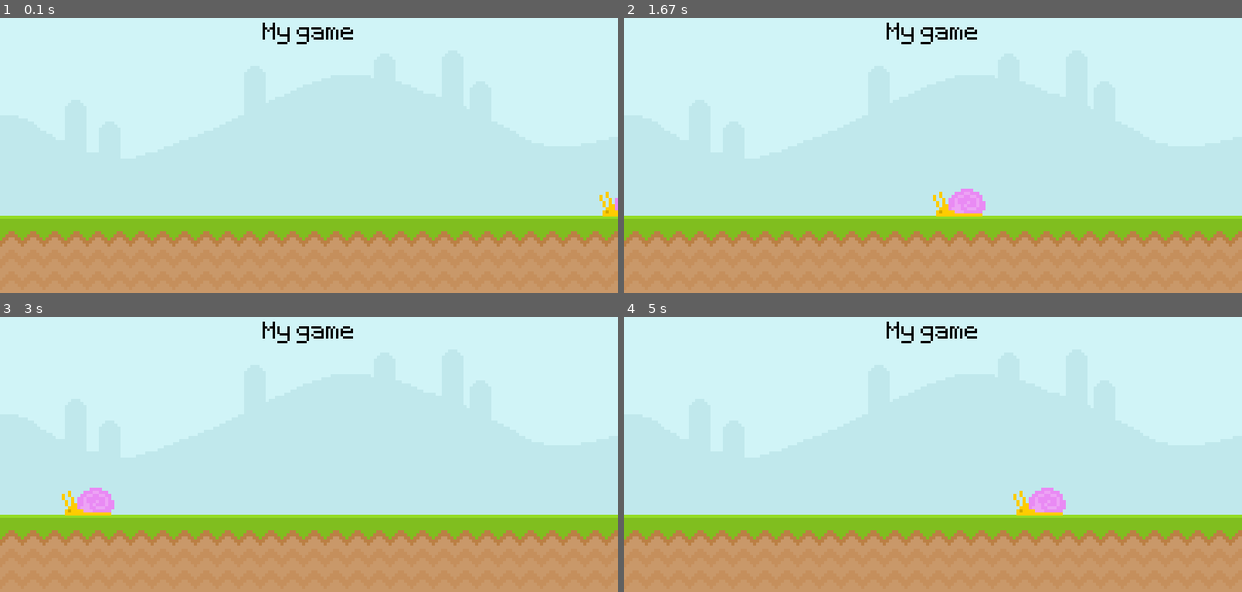
Above: before the commit, frames 1-4 (two rows, left to right).
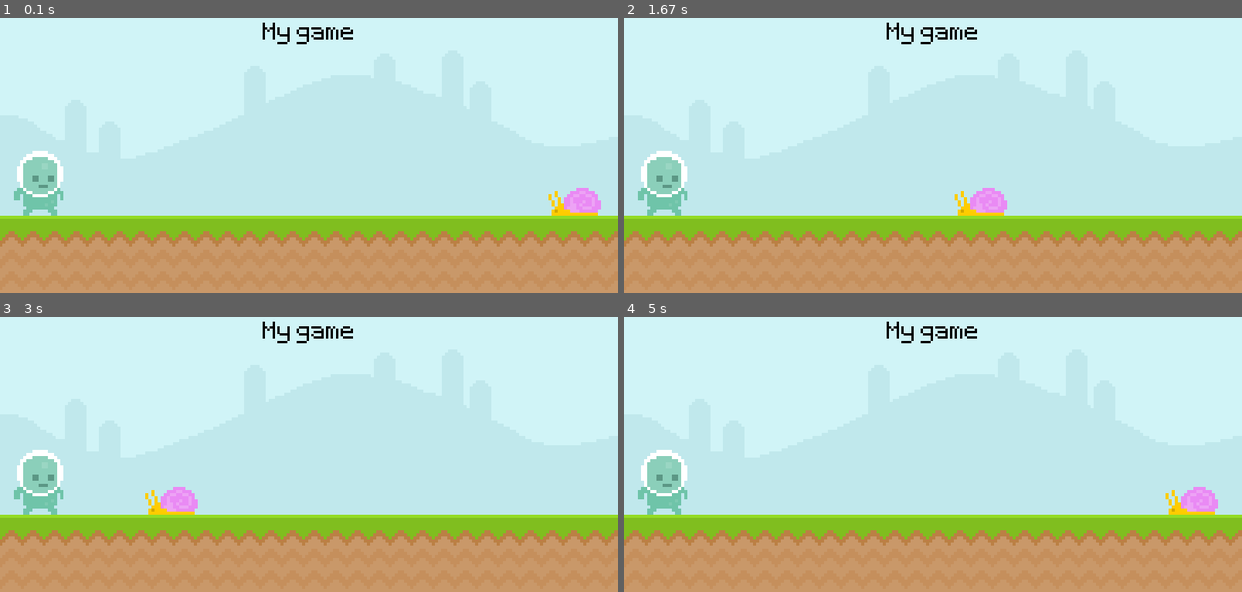
Above: after the commit, the same moments.

Repository: clairos/TUIPygame
Game: pygame game, started from app.py
Same seed, same stepped clock (60 frames per second), same inputs: the game is played once before the commit and once after it.
Inputs:
- Up to frame 1 (0.1 s): no input
- Up to frame 2 (1.67 s): no input
- Up to frame 3 (3 s): no input
- Up to frame 4 (5 s): no input

The runs differ from the first frame. In frame 1, 2.2% of the frame differs, in the area x 2-100%, y 48-73%; in frame 2, 2.3%; in frame 3, 2.7%; in frame 4, 2.7%, in the area x 2-97%, y 48-73%.

Commit message:
rectangles

Diff:
--- a/app.py
+++ b/app.py
@@ -14,7 +14,12 @@
 text_surface = test_font.render('My game', False, 'Black') # text, AA, color
 
 snail_surface = pygame.image.load('graphics/snail/snail1.png').convert_alpha()
-snail_x_pos = 800
+# snail_x_pos = 800
+snail_rectangle = snail_surface.get_rect(bottomright = (800, 300))
+
+player_surface = pygame.image.load('graphics/player/player_walk_1.png').convert_alpha()
+# player_rectangle = pygame.Rect() # left, top, width, height
+player_rectangle = player_surface.get_rect(midbottom = (50, 300)) # topleft = (x,y) / midleft, midbottom, topleft, etc
 
 while True: # runs forever
     for event in pygame.event.get():
@@ -29,9 +34,12 @@
     screen.blit(ground_surface, (0, 300))
     screen.blit(text_surface, (340, 50))
 
-    snail_x_pos -= 4
-    if snail_x_pos < -100: snail_x_pos = 800
-    screen.blit(snail_surface, (snail_x_pos, 265))
+    # snail_x_pos -= 4
+    # if snail_x_pos < -100: snail_x_pos = 800
+    snail_rectangle.x -= 3
+    if snail_rectangle.right <= 0: snail_rectangle.left = 800
+    screen.blit(snail_surface, snail_rectangle)
+    screen.blit(player_surface, player_rectangle)
 
     # update everything
     pygame.display.update() # updates the 'screen' display surface
